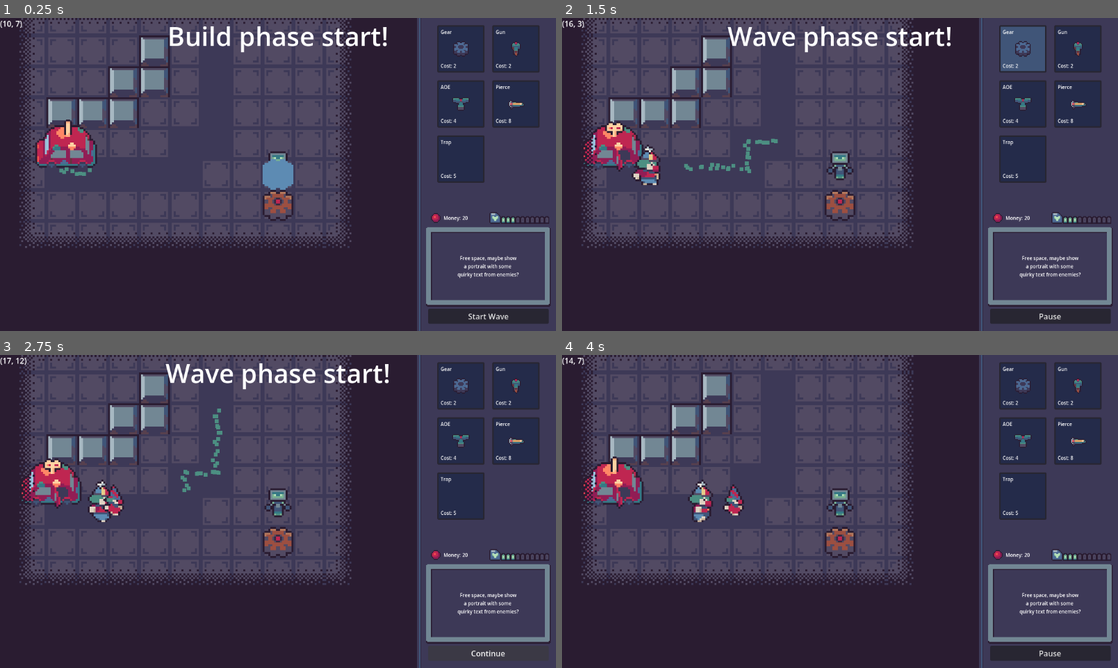
Above: before the commit, frames 1-4 (two rows, left to right).
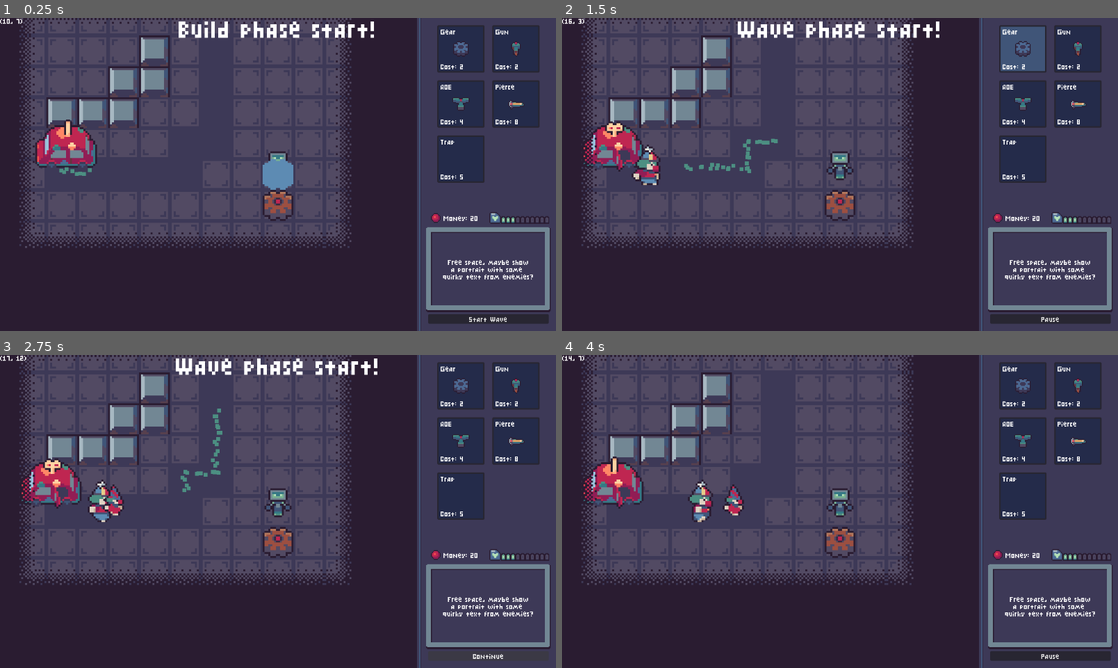
Above: after the commit, the same moments.

Repository: aughckt/spin-to-win
Game: Godot game, scene res://structure/meta/level_manager.tscn
Two runs of this game, one before a commit and one after it. Both use one fixed random seed, a clock stepped at 60 frames per second and the inputs below. The engine's default icon, where the game draws it, is replaced by a stand-in: a white triangle on a blue panel in a dark square.
Inputs (mouse positions are in pixels of both pictures, inside the frame that each line leads up to):
- Up to frame 1 (0.25 s): no input
- Up to frame 2 (1.5 s): click "Start Wave" at 0.5 s; click (1023, 49) at 1.27 s
- Up to frame 3 (2.75 s): click "Pause" at 2 s
- Up to frame 4 (4 s): click "Continue" at 2.75 s; move the mouse to (962, 495) at 3.52 s; hold D (right) from 3.53 s (still down); hold E (interact) from 3.53 s (still down); click (962, 495) at 3.67 s

The runs differ from the first frame. In frame 1, 3.4% of the frame differs, in the area x 0-99%, y 0-98%; in frame 2, 3.4%; in frame 3, 3.4%; in frame 4, 1.9%.

Commit message:
add new font

Diff:
--- a/player/cam.gd
+++ b/player/cam.gd
@@ -31,3 +31,5 @@
 		global_position = player.global_position
 	else:
 		global_position = pos
+	#would have to be 4 but that feels like ass
+	#global_position = global_position.snapped(Vector2(1, 1))
--- a/project.godot
+++ b/project.godot
@@ -31,6 +31,12 @@
 [display]
 
 window/stretch/mode="viewport"
+
+[gui]
+
+theme/default_font_antialiasing=0
+theme/custom="uid://ofehi657nfwc"
+theme/custom_font="uid://bntntvfpnccwb"
 
 [input]
 
--- a/structure/meta/trooper_spawner.gd
+++ b/structure/meta/trooper_spawner.gd
@@ -96,7 +96,9 @@
 		assert(budget >= Trooper.cost())
 		trooper = Trooper.create()
 	spend_credits(trooper.cost(), index)
-	trooper.removed.connect(_on_trooper_removed)
+	if !trooper.removed.is_connected(_on_trooper_removed):
+		#push_warning("signal already connected, shouldnt really matter")
+		trooper.removed.connect(_on_trooper_removed)
 	trooper.lane_idx = index
 
 	trooper.reparent.call_deferred(Env.INST.troopers)
--- a/ui/nose/nose.tscn
+++ b/ui/nose/nose.tscn
@@ -18,7 +18,7 @@
 script = ExtResource("3_ehdac")
 stream = SubResource("AudioStreamRandomizer_ym5jm")
 volume_linear = 0.3
-max_polyphony = 4
+max_polyphony = 8
 metadata/_custom_type_script = "uid://ce8myo2y6rl0p"
 
 [node name="Nose" type="Sprite2D" unique_id=2019483926]
--- a/ui/theme.tres
+++ b/ui/theme.tres
@@ -1,4 +1,4 @@
 [gd_resource type="Theme" format=3 uid="uid://ofehi657nfwc"]
 
 [resource]
-Label/font_sizes/font_size = 10
+Label/font_sizes/font_size = 16
Not shown, added: ui/Vodo 5x3 PixelFont + Rus/Vodo 5x3 PixelFont + Rus/Read me.txt
Binary file added: ui/Vodo 5x3 PixelFont + Rus/Vodo 5x3 PixelFont + Rus/Vodo 5x3 PixelFont + Rus.ttf
Not shown, added: ui/Vodo 5x3 PixelFont + Rus/Vodo 5x3 PixelFont + Rus/Vodo 5x3 PixelFont + Rus.ttf.import
Not shown, added: ui/Vodo 5x3 PixelFont + Rus.zip
